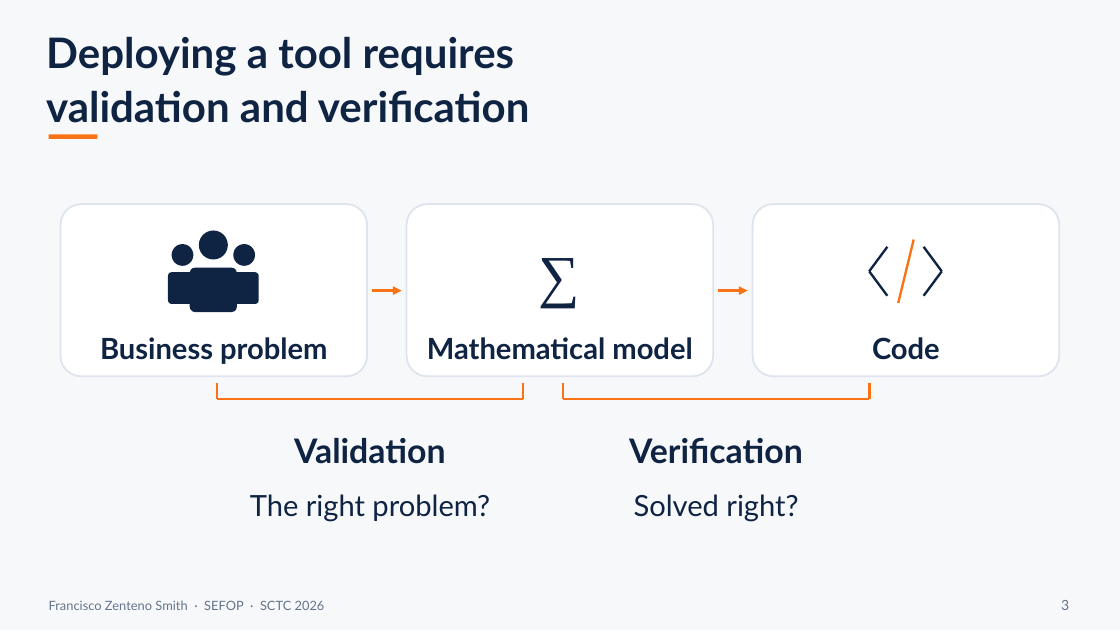
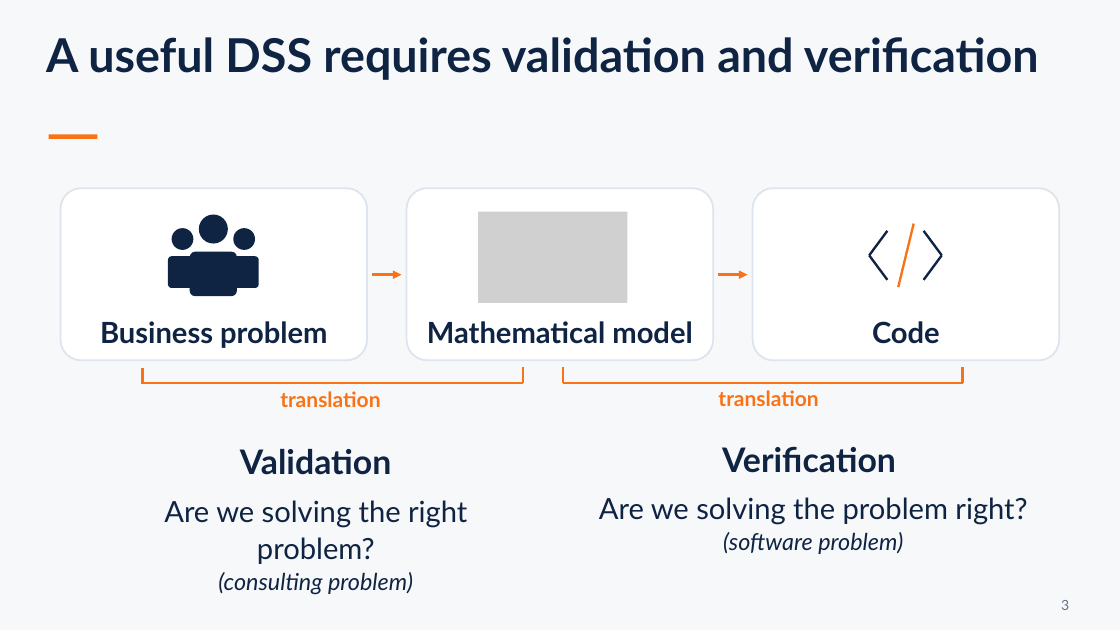
Before and after one commit to sefop/sefop-sctc-2026, a slide deck: slide 8 of SCTC-2026-Airlines-Optimization-Workshop.pptx (slide 4 before the commit). Drawn at 1120x630 pixels with LibreOffice and Linux fonts; fonts in the diff are those of the drawing; grey boxes stand for pictures. Boxes give left, top, right and bottom in pixels: in the first picture for what was removed or moved away, otherwise in the second. Text is boxed around its words. In the diff, an @@ line names an element or a change of style, - is before the commit and + after.

Commit message:
v2 of the ppt

```diff
--- a/SCTC-2026-Airlines-Optimization-Workshop.pptx
+++ b/SCTC-2026-Airlines-Optimization-Workshop.pptx
@@ text at [46,37,1039,80]: text changed; size 36 to 40 pt @@
-Deploying a tool requires
-validation and verification
+A useful DSS requires validation and verification
@@ picture added at [478,212,628,303] @@
@@ text removed at [514,226,605,317] @@
-∑
@@ line moved from (217, 383) - (217, 399) to (143, 368) - (143, 384) @@
@@ line moved from (217, 399) - (523, 399) to (143, 383) - (523, 383) @@
@@ 7 lines, 6 rounded rectangles, 3 texts, 3 ellipses, 2 arrows: place and size @@
-7 lines, 6 rounded rectangles, 3 texts, 3 ellipses, 2 arrows at [60,204,1060,399]
+7 lines, 6 rounded rectangles, 3 texts, 3 ellipses, 2 arrows at [60,188,1060,383]
@@ line moved from (563, 399) - (870, 399) to (563, 383) - (963, 383) @@
@@ line moved from (870, 383) - (870, 399) to (963, 367) - (963, 383) @@
@@ text added at [280,391,380,407], 18 pt, text #F97316, bold @@
+translation
@@ text added at [718,390,818,406], 18 pt, text #F97316, bold @@
+translation
@@ text "Validation": place and size @@
-text "Validation" at [294,438,445,464]
+text "Validation" at [240,449,391,475]
@@ text "Verification": place and size @@
-text "Verification" at [629,437,803,464]
+text "Verification" at [722,446,896,473]
@@ text at [164,500,467,595]: text changed @@
-The right problem?
+Are we solving the right problem?
+(consulting problem)
@@ vertical alignment middle to top in 3 elements at [46,37,1039,80], [164,500,467,595], [599,497,1027,554] @@
@@ text at [599,497,1027,554]: text changed @@
-Solved right?
+Are we solving the problem right?
+(software problem)
@@ text removed at [49,601,325,610] @@
-Francisco Zenteno Smith · SEFOP · SCTC 2026
```
Also in this commit, not shown: 16 other slides changed, 8 slides added, 1 slide removed, 3 other files.
